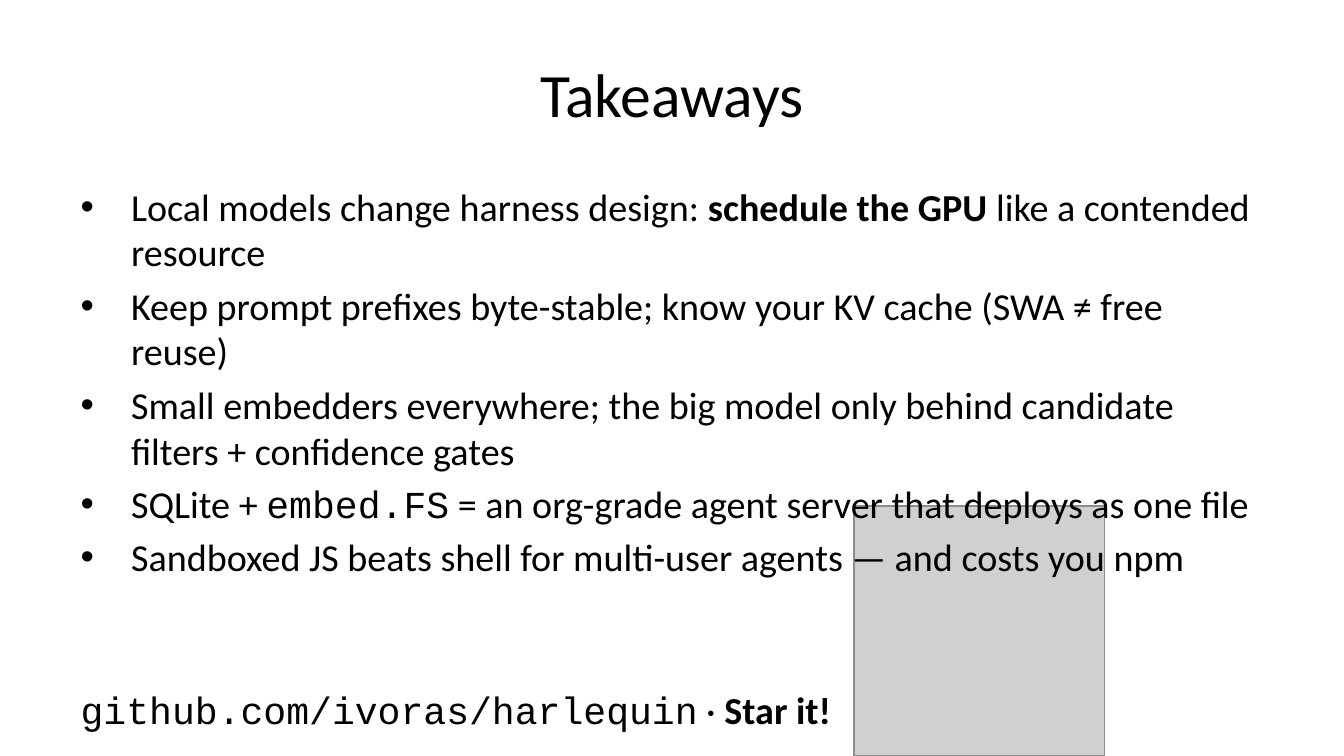
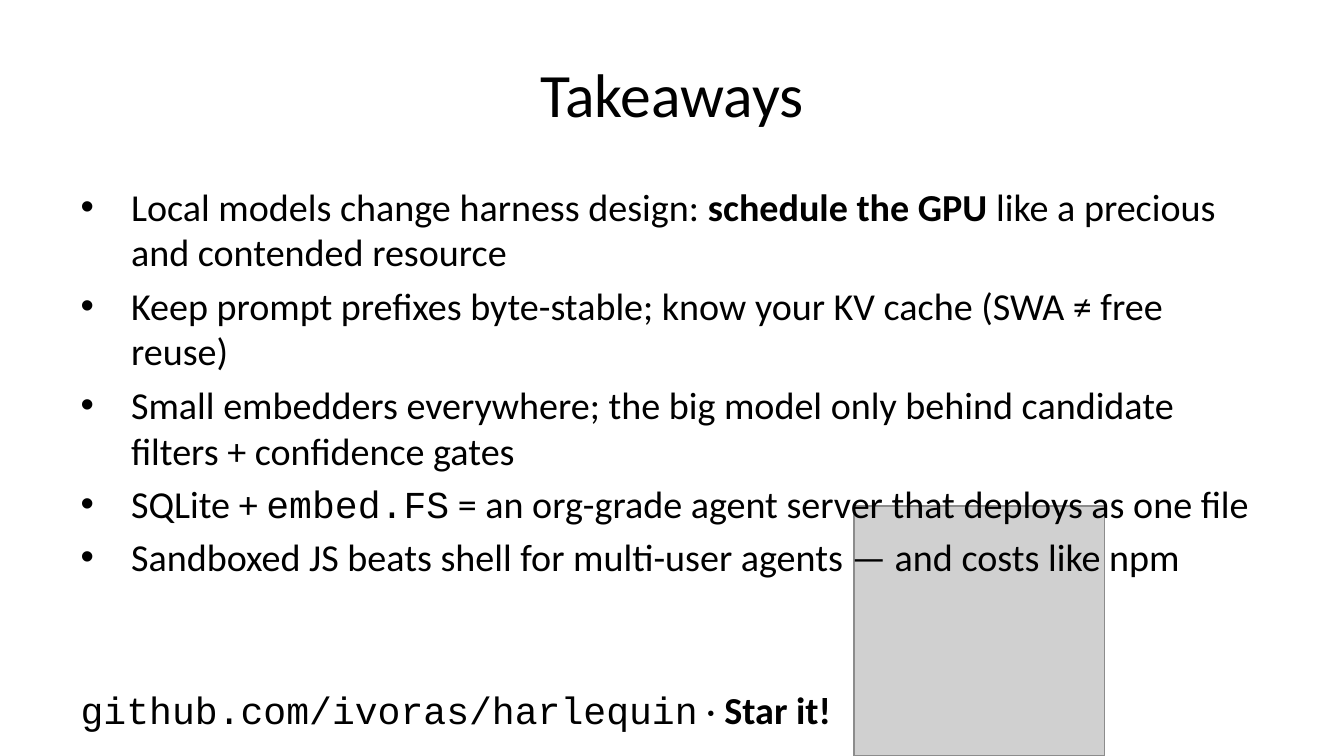
Before and after one commit to ivoras/harlequin, a slide deck: slide 39 of docs/croai2026/slides-pptx.pptx. Drawn at 1344x756 pixels with LibreOffice and Linux fonts; fonts in the diff are those of the drawing; grey boxes stand for pictures. Boxes give left, top, right and bottom in pixels: in the first picture for what was removed or moved away, otherwise in the second. Text is boxed around its words. In the diff, an @@ line names an element or a change of style, - is before the commit and + after.

```diff
--- a/docs/croai2026/slides-pptx.pptx
+++ b/docs/croai2026/slides-pptx.pptx
@@ text at (x1=131, y1=194, x2=1216, y2=267): text changed @@
-• Local models change harness design: schedule the GPU like a contended resource
+• Local models change harness design: schedule the GPU like a precious and contended resource
@@ text at (x1=131, y1=544, x2=1179, y2=578): text changed @@
-• Sandboxed JS beats shell for multi-user agents — and costs you npm
+• Sandboxed JS beats shell for multi-user agents — and costs like npm
```
Also in this commit, not shown: 3 other slides changed, 1 slide added, 1 slide removed, 20 other files.
